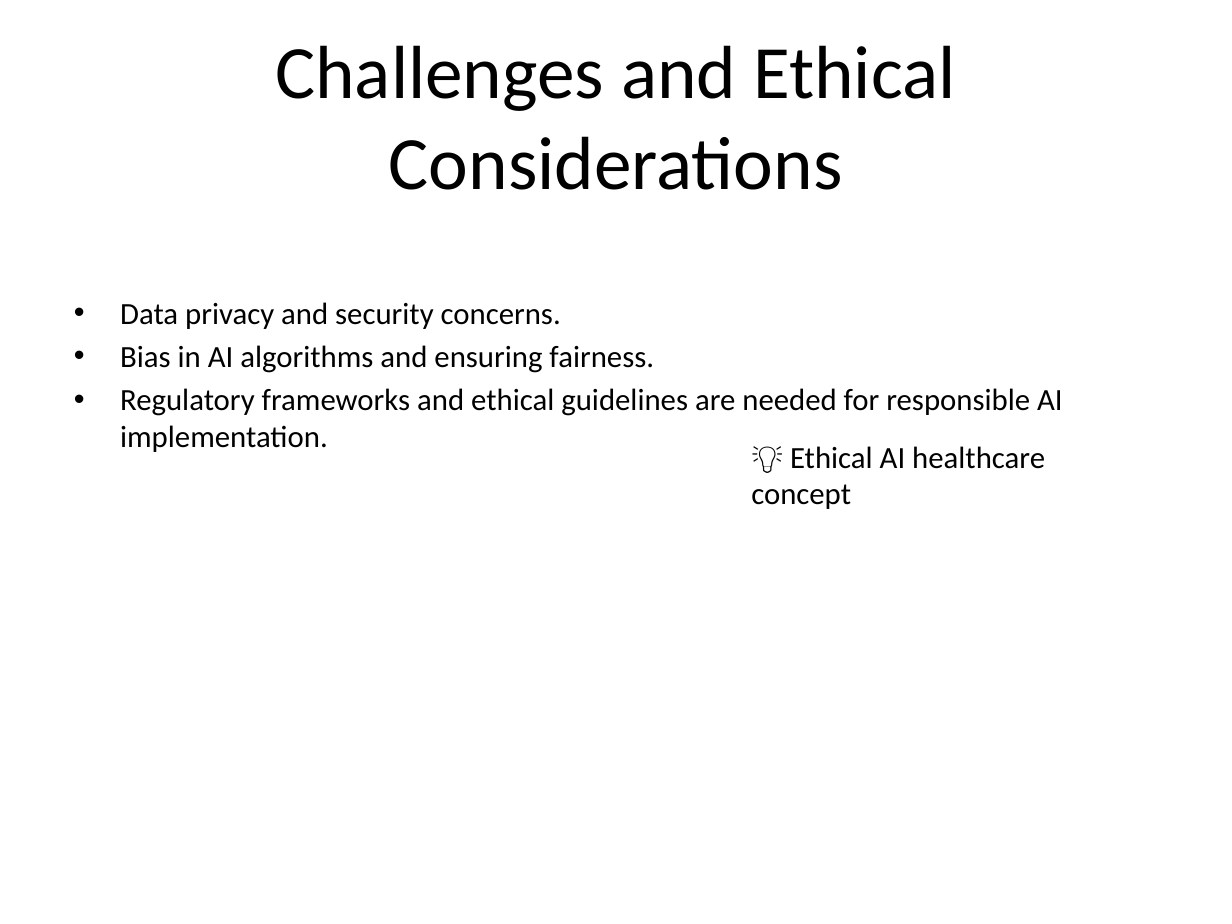
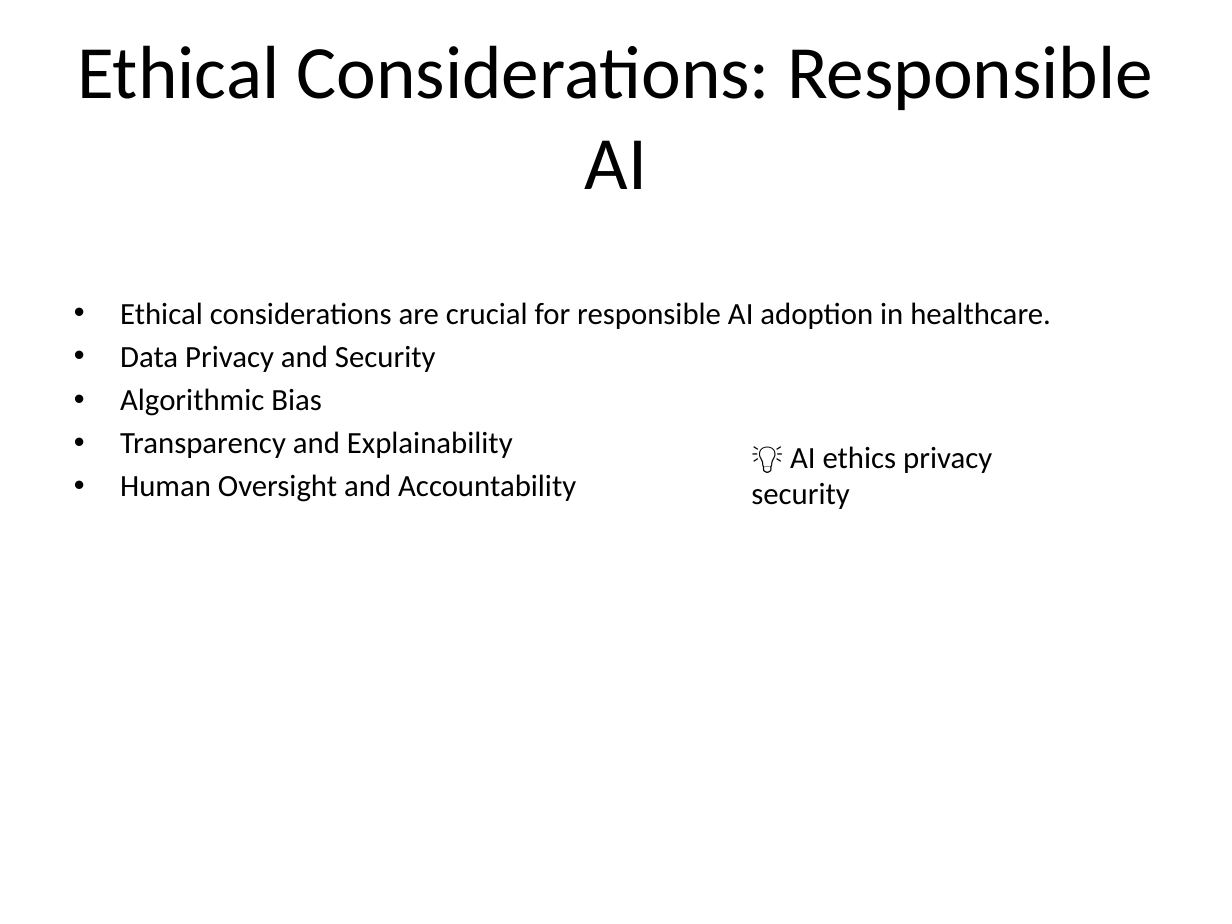
Before and after one commit to sarveshdabke/Topic-Generator-API, a slide deck: slide 8 of output/Artificial_Intelligence_in_Healthcare.pptx. Drawn at 1232x924 pixels with LibreOffice and Linux fonts; fonts in the diff are those of the drawing. Boxes give left, top, right and bottom in pixels: in the first picture for what was removed or moved away, otherwise in the second. Text is boxed around its words. In the diff, an @@ line names an element or a change of style, - is before the commit and + after.

```diff
--- a/output/Artificial_Intelligence_in_Healthcare.pptx
+++ b/output/Artificial_Intelligence_in_Healthcare.pptx
@@ title at <box>77,45,1153,189</box>: text changed @@
-Challenges and Ethical Considerations
+Ethical Considerations: Responsible AI
@@ text at <box>120,302,1051,502</box>: text changed @@
-• Data privacy and security concerns.
-• Bias in AI algorithms and ensuring fairness.
-• Regulatory frameworks and ethical guidelines are needed for responsible AI implementation.
+• Ethical considerations are crucial for responsible AI adoption in healthcare.
+• Data Privacy and Security
+• Algorithmic Bias
+• Transparency and Explainability
+• Human Oversight and Accountability
@@ text at <box>751,446,992,509</box>: text changed @@
-💡 Ethical AI healthcare concept
+💡 AI ethics privacy security
```
Also in this commit, not shown: 5 other slides changed, 2 slides added, 2 slides removed.
